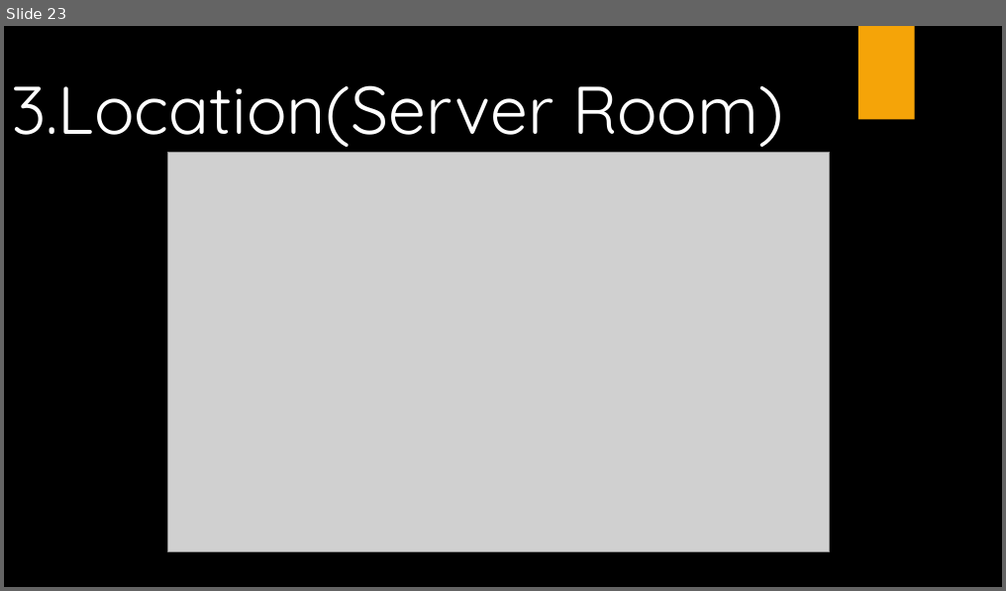
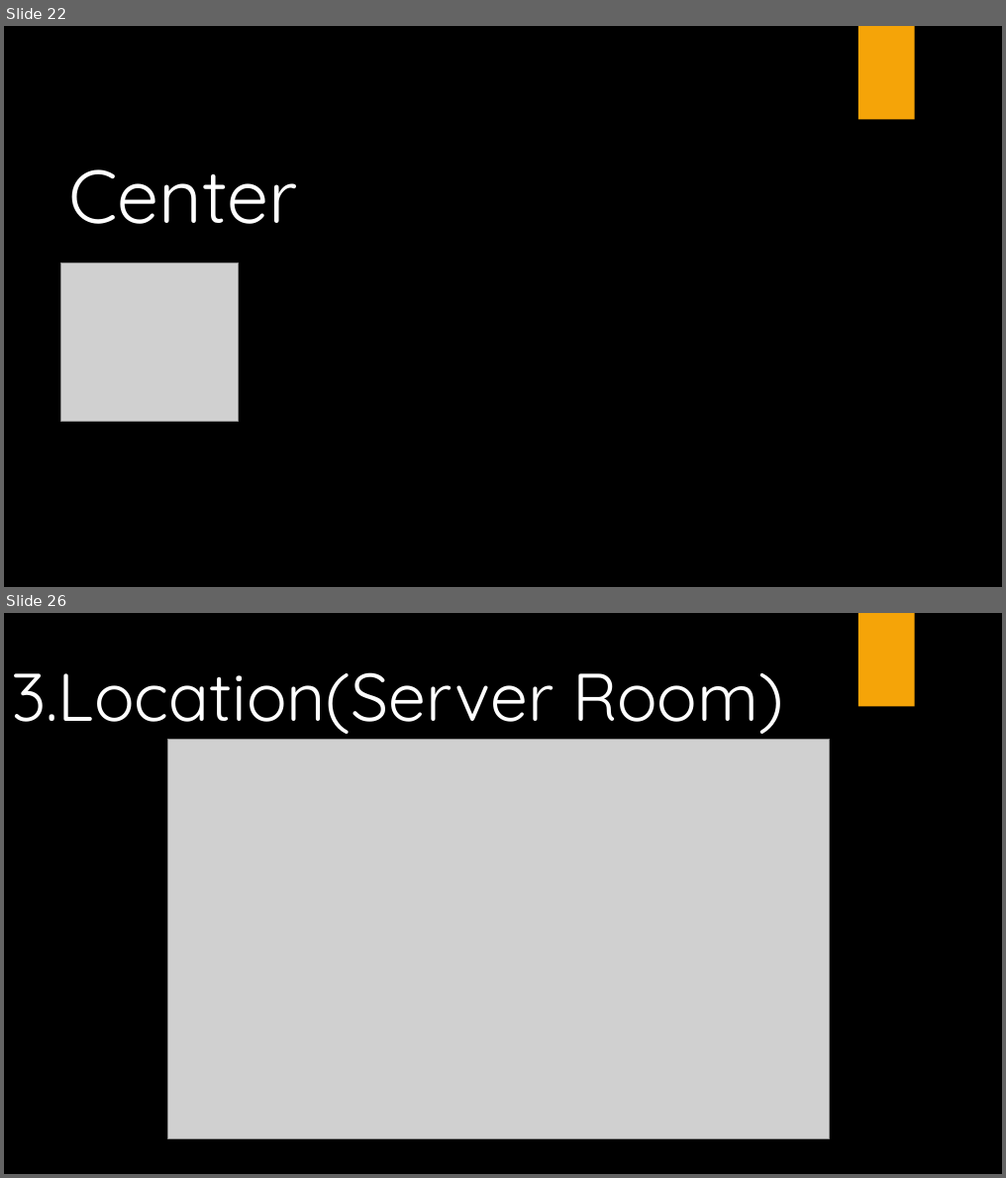
Before and after one commit to LajkaK2006/BorsodNet, a slide deck: BorsodNet.pptx. Shown one above the other, each under a label of ours: slide 23 before the commit, slides 22 and 26 after it; the slides between them are not shown. The pictures are 1006x591 and 1006x1178 pixels, drawn with LibreOffice and Linux fonts; fonts in the diff are those of the drawing; grey boxes stand for pictures; background and template pictures are left out. Boxes give left, top, right and bottom in pixels: in the first picture for what was removed or moved away, otherwise in the second. Text is boxed around its words. In the diff, an @@ line names an element or a change of style, - is before the commit and + after.

```diff
--- a/BorsodNet.pptx
+++ b/BorsodNet.pptx
@@ slide 22 added at (4, 26, 1002, 587), background picture (left out) @@
@@ rectangle added at (4, 26, 1002, 587), fill #000000 @@
@@ rectangle added at (858, 26, 915, 120), fill #F5A408 @@
@@ title added at (69, 170, 298, 224), 72 pt, text #FFFFFF @@
+Center
@@ picture added at (61, 264, 239, 421) @@
@@ what was slide 23 is now slide 26 @@
```
Also in this commit, not shown: 5 slides changed, 8 other slides added.
